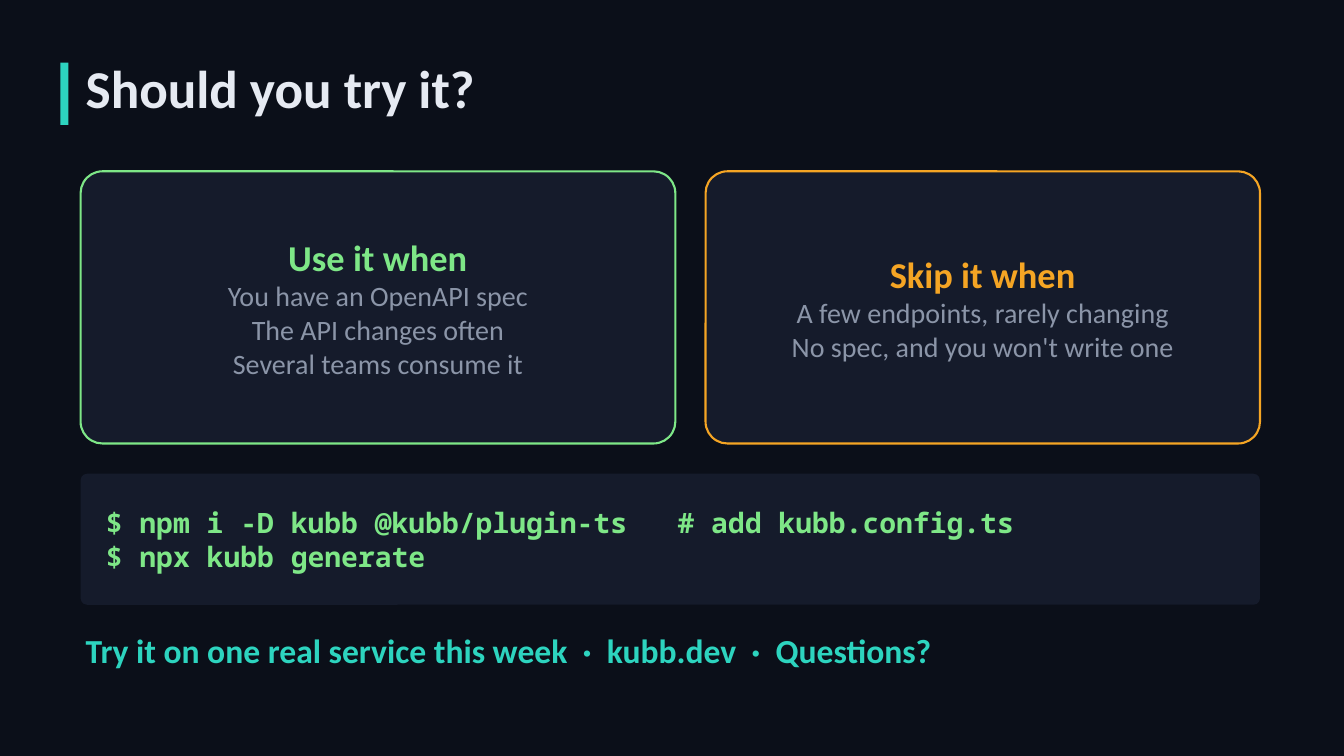
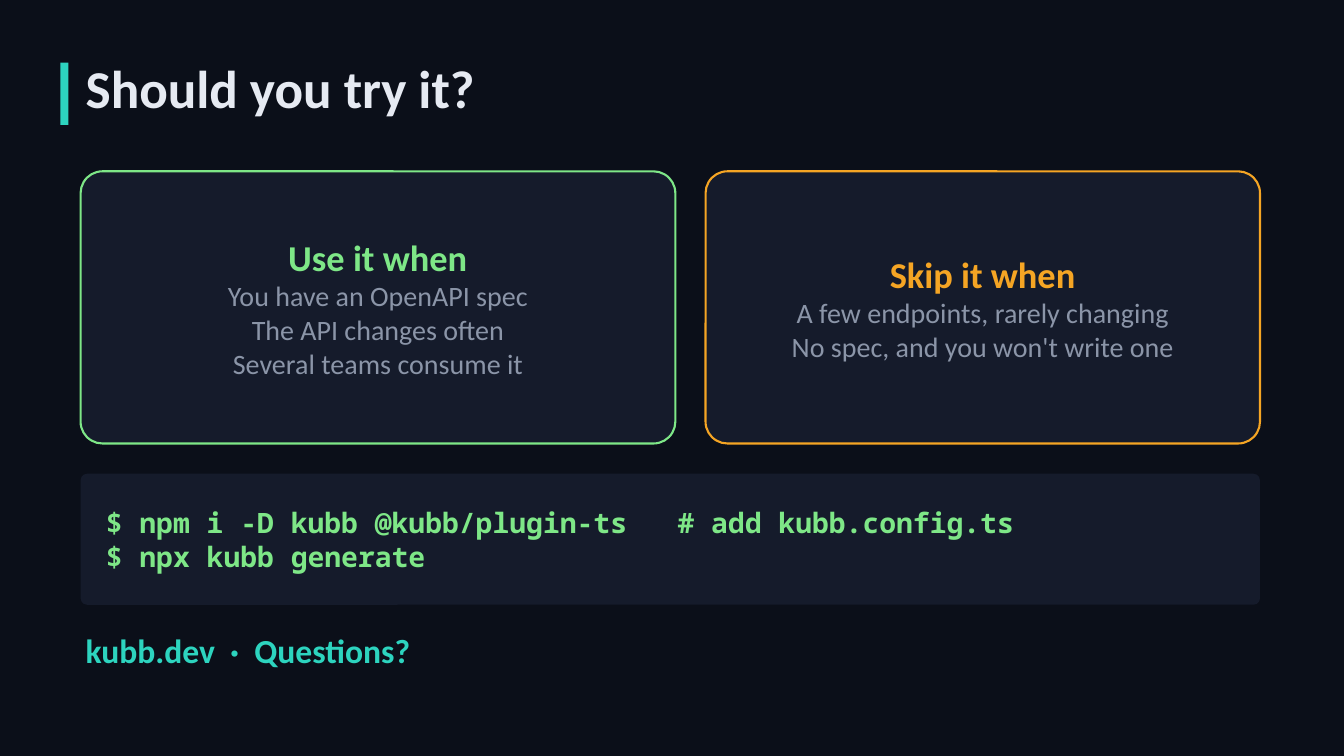
Before and after one commit to mateuzor/my_pocs, a slide deck: slide 6 of poc-kubb/deck/kubb-intro.pptx. Drawn at 1344x756 pixels with LibreOffice and Linux fonts; fonts in the diff are those of the drawing. Boxes give left, top, right and bottom in pixels: in the first picture for what was removed or moved away, otherwise in the second. Text is boxed around its words. In the diff, an @@ line names an element or a change of style, - is before the commit and + after.

```diff
--- a/poc-kubb/deck/kubb-intro.pptx
+++ b/poc-kubb/deck/kubb-intro.pptx
@@ text at [86, 639, 410, 668]: text changed @@
-Try it on one real service this week · kubb.dev · Questions?
+kubb.dev · Questions?
```
Also in this commit, not shown: 2 other slides changed, 3 other files.
